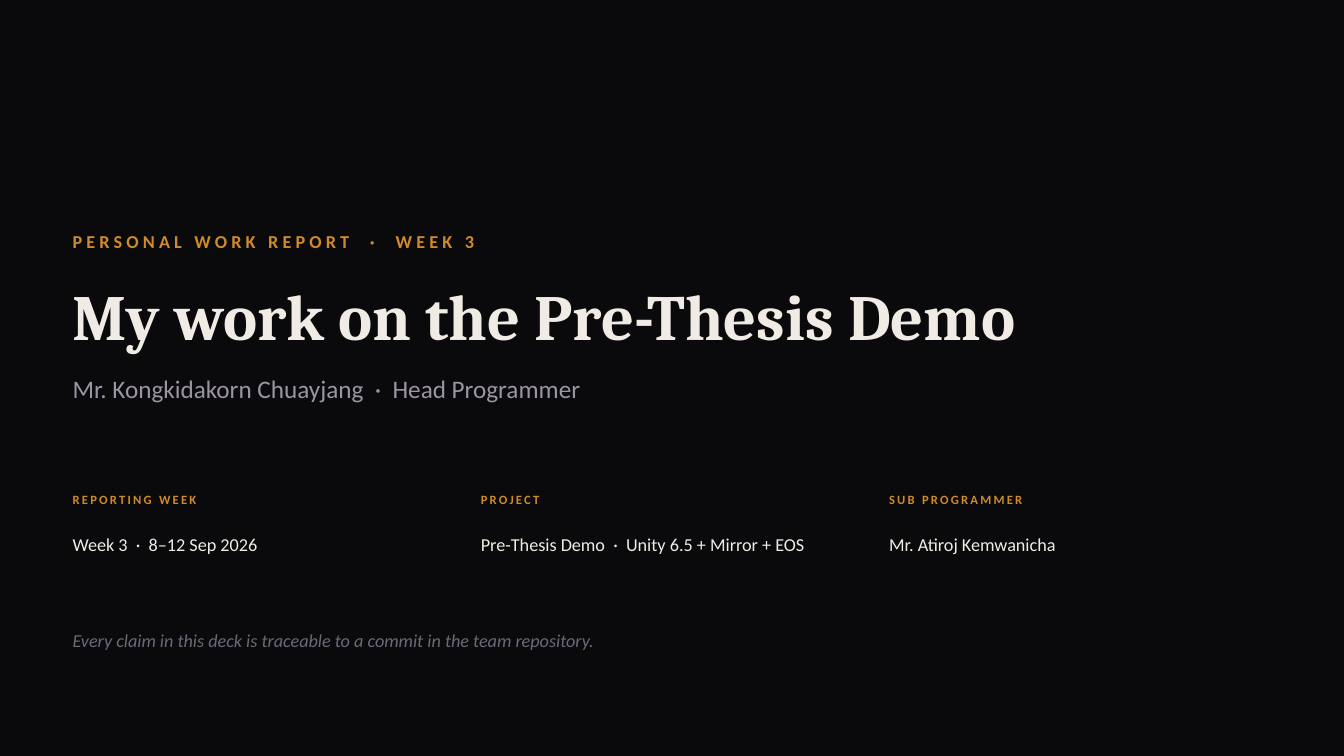
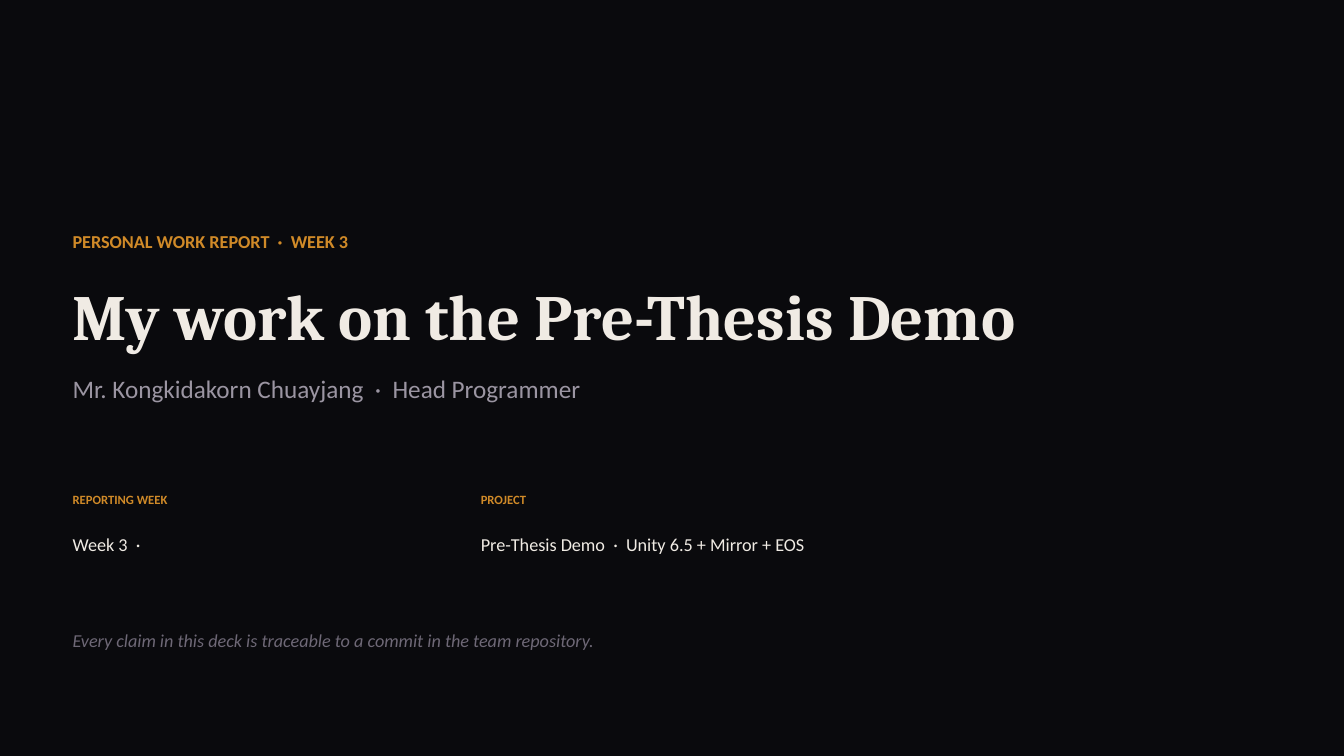
Before and after one commit to AtirojDev12/Pre-Thesis, a slide deck: slide 1 of Kong & Head Pro Grammer Presentation/Pre-Thesis_MyWork_Week3.pptx. Drawn at 1344x756 pixels with LibreOffice and Linux fonts; fonts in the diff are those of the drawing. Boxes give left, top, right and bottom in pixels: in the first picture for what was removed or moved away, otherwise in the second. Text is boxed around its words. In the diff, an @@ line names an element or a change of style, - is before the commit and + after.

Commit message:
Add and update Pre-Thesis presentation files
Add multiple PDF and PPTX presentation files to 'Kong & Head Pro Grammer Presentation' (Portfolio, HeadProgrammer Week3/Week4 PDFs and PPTX, MyWork Week3/Week4 PDFs and PPTX, MyWork_AllWeeks.pptx). Update existing Week3 PPTX files. Remove obsolete Week1 PPTX files (Pre-Thesis_HeadProgrammer_Week1.pptx and Pre-Thesis_MyWork_Mrk_Week1.pptx).

```diff
--- a/Kong & Head Pro Grammer Presentation/Pre-Thesis_MyWork_Week3.pptx
+++ b/Kong & Head Pro Grammer Presentation/Pre-Thesis_MyWork_Week3.pptx
@@ text "PERSONAL WORK REPORT · WEEK ..." at (73,236,348,248): letter spacing 3 to 0 pt @@
@@ text "REPORTING WEEK" at (73,495,168,504): letter spacing 1.6 to 0 pt @@
@@ text "PROJECT" at (481,495,526,504): letter spacing 1.6 to 0 pt @@
@@ text removed at (889,495,1022,504) @@
-SUB PROGRAMMER
@@ text at (73,538,127,551): text changed @@
-Week 3 · 8–12 Sep 2026
+Week 3 ·
@@ text removed at (889,538,1056,554) @@
-Mr. Atiroj Kemwanicha
```
Also in this commit, not shown: 9 other slides changed, 12 other files.
